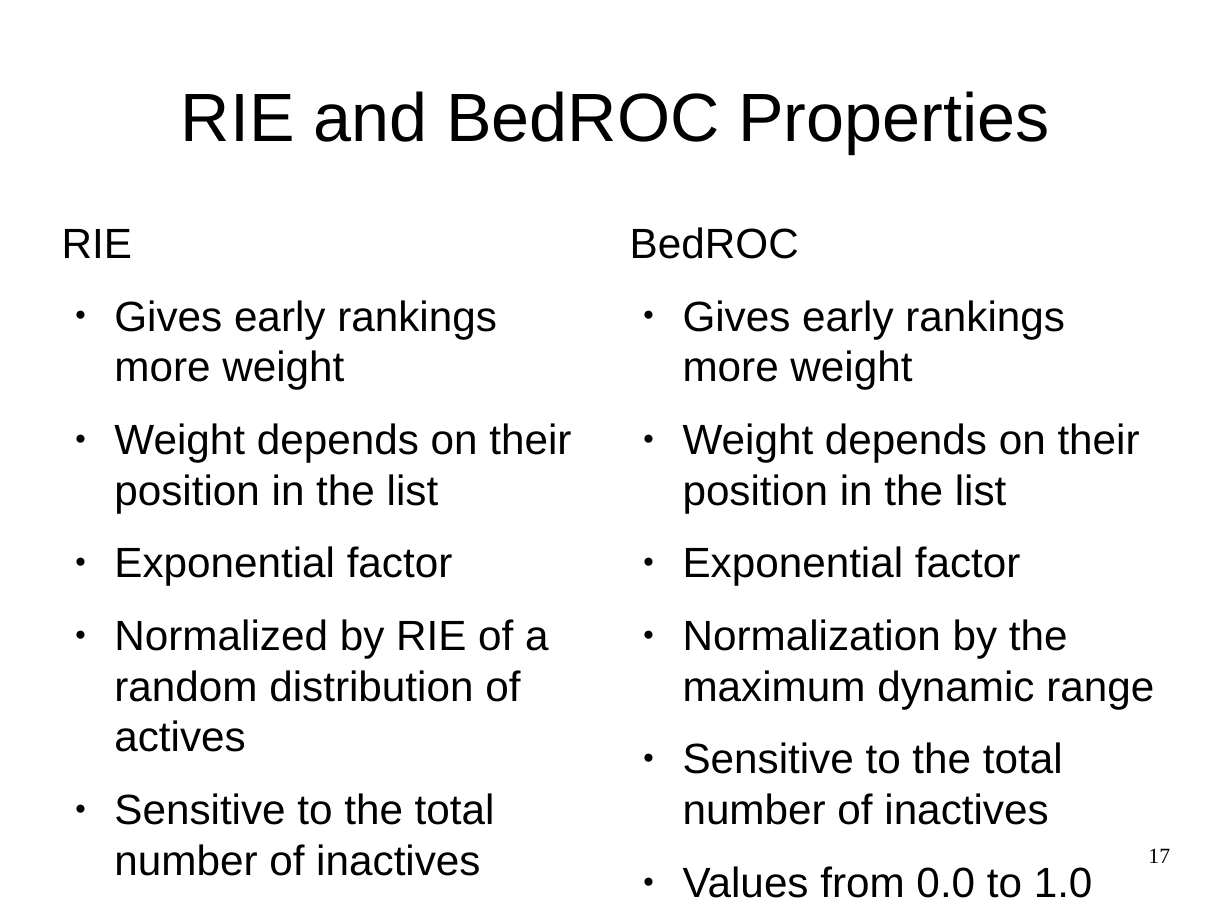
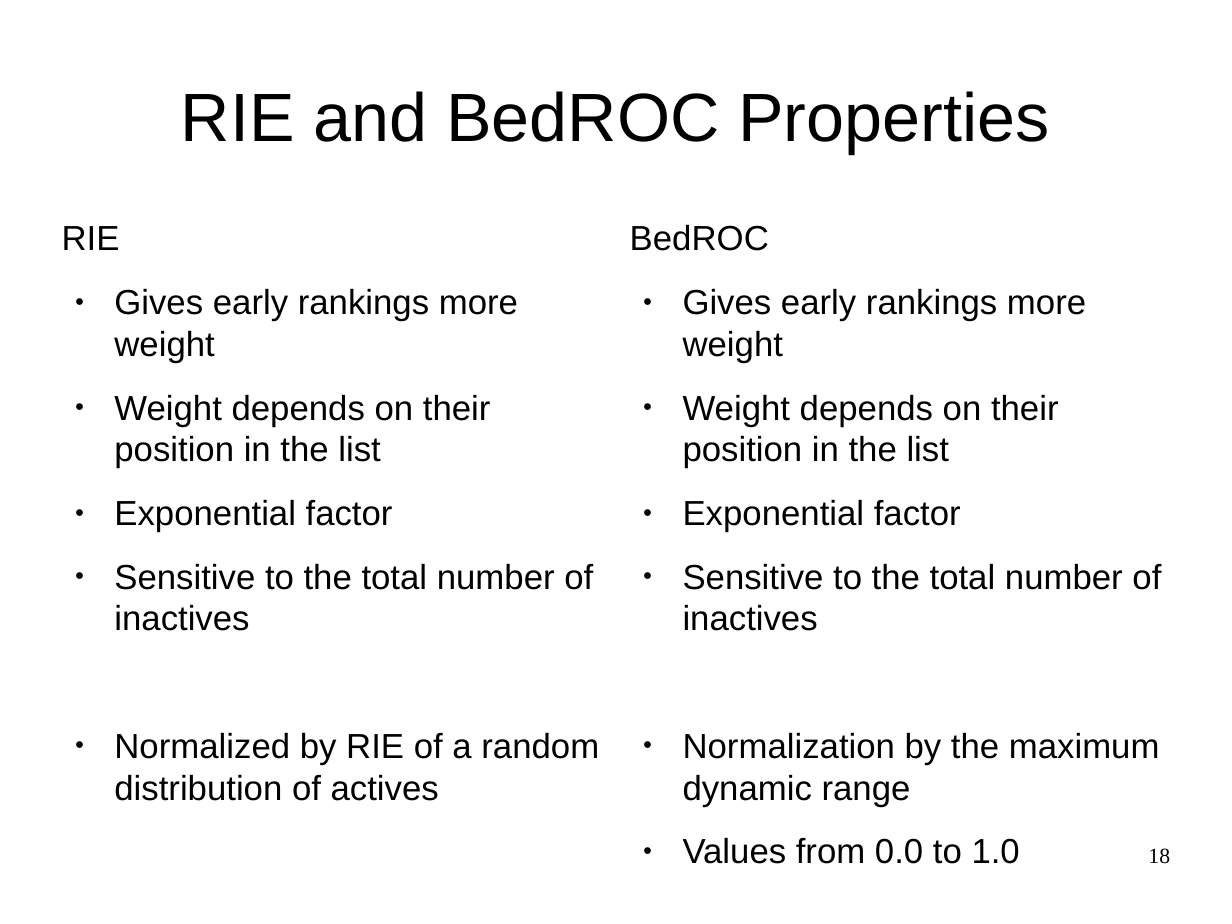
Before and after one commit to AlexWoroschilow/pca, a slide deck: slide 18 of seminar/presentation.odp (slide 17 before the commit). Drawn at 1232x924 pixels with LibreOffice and Linux fonts; fonts in the diff are those of the drawing. Boxes give left, top, right and bottom in pixels: in the first picture for what was removed or moved away, otherwise in the second. Text is boxed around its words. In the diff, an @@ line names an element or a change of style, - is before the commit and + after.

```diff
--- a/seminar/presentation.odp
+++ b/seminar/presentation.odp
@@ text at <box>62,226,599,801</box>: size 27.2 to 22.4 pt in "RIE", "Gives early rankings more weight", "Weight depends on their position in the ...", "Exponential factor" and 1 more places @@
@@ text at <box>630,224,1160,864</box>: size 27.2 to 22.4 pt in "BedROC", "Gives early rankings more weight", "Weight depends on their position in the ...", "Exponential factor" and 2 more places @@
@@ text at <box>114,563,593,631</box>: paragraph added @@
+● Sensitive to the total number of inactives
@@ text at <box>683,563,1161,631</box>: paragraph added @@
+● Sensitive to the total number of inactives
@@ text at <box>683,742,1063,825</box>: paragraph removed @@
-● Sensitive to the total number of inactives
@@ text at <box>114,793,495,876</box>: paragraph removed @@
-● Sensitive to the total number of inactives
@@ page number at <box>1148,848,1170,864</box>: text changed @@
-17
+18
```
Also in this commit, not shown: 3 other slides changed, 2 slides added, 1 other file.
